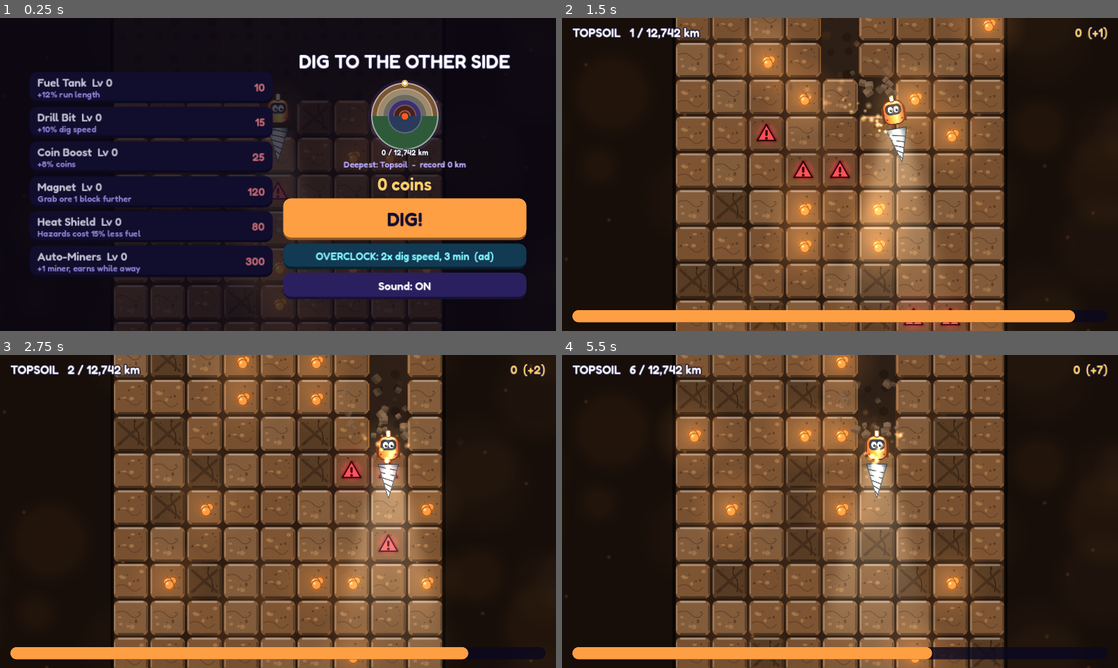
Above: before the commit, frames 1-4 (two rows, left to right).
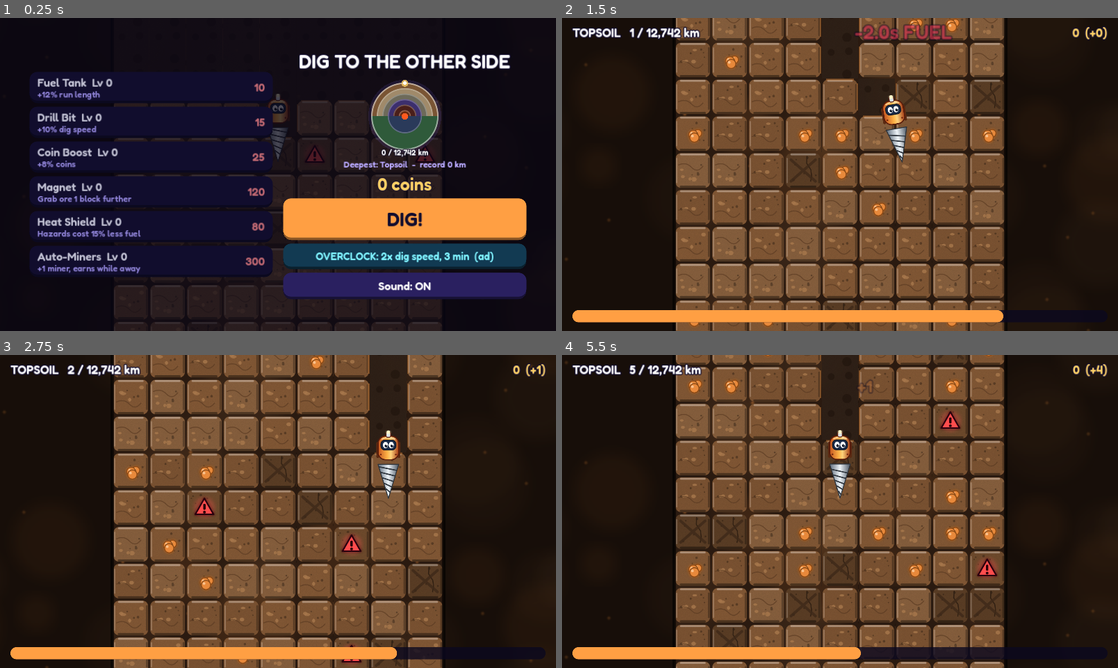
Above: after the commit, the same moments.

Repository: vishnu-1709/dig-to-the-other-side
Game: Godot game, scene res://scenes/main.tscn
The game is run twice, just before and just after one commit, with the same random seed, the same clock (stepped at 60 frames per second) and the same inputs.
Inputs (mouse positions are in pixels of both pictures, inside the frame that each line leads up to):
- Up to frame 1 (0.25 s): no input
- Up to frame 2 (1.5 s): click "DIG!" at 0.5 s; tap Enter at 1.25, 1.35 s; move the mouse to (962, 158) at 1.27 s; hold Right from 1.28 s (still down); click (962, 158) at 1.42 s
- Up to frame 3 (2.75 s): tap Space at 1.52, 2.27 s; move the mouse to (166, 527) at 2.02 s; release Right at 2.03 s; hold Down from 2.03 s (still down); tap Keypad Enter at 2.1 s
- Up to frame 4 (5.5 s): move the mouse to (895, 442) at 2.77 s; release Down at 2.78 s; hold Right 2.78-4.28 s; tap 1 at 2.85 s; move the mouse to (812, 574) at 3.52 s; tap 2 at 3.6 s; click (812, 574) at 3.67 s; tap Space at 3.77, 4.52, 5.27 s; move the mouse to (1006, 558) at 4.27 s; hold Left from 4.28 s (still down); tap 3 at 4.35 s; move the mouse to (673, 464) at 5.02 s; tap 4 at 5.1 s

The runs differ from the first frame. In frame 1, 0.7% of the frame differs, in the area x 37-79%, y 34-100%; in frame 2, 20%; in frame 3, 19%; in frame 4, 36%, in the area x 0-99%, y 0-100%.
Error after the commit: Parse Error: Cannot infer the type of "g" variable because the value doesn't have a set type. (res://scenes/fx.gd:143)

Commit message:
fx: magnet pulls ore toward the drill with trails, pull-radius band, magnet sound
Co-Authored-By: Claude Opus 5.5 <noreply@anthropic.com>
Claude-Session: https://claude.ai/code/session_01T7MxQfwFdgjEjqaf8u8Lim

Diff:
--- a/scenes/fx.gd
+++ b/scenes/fx.gd
@@ -13,6 +13,9 @@
 var _sparks: CPUParticles2D
 var _glow_layer: Node2D
 var _low_end := false
+var _flyers: Array = []  # ore pulled by the magnet: {from, t, bi}
+
+const FLY_TIME := 0.28
 
 
 func _ready() -> void:
@@ -83,13 +86,65 @@
 	p.restart()
 
 
-func _process(_delta: float) -> void:
+func on_ore_pulled(from: Vector2, biome: int) -> void:
+	_flyers.append({"from": from, "t": 0.0, "bi": biome})
+
+
+func _flyer_pos(f: Dictionary) -> Vector2:
+	var t: float = f["t"]
+	var e := t * t * (3.0 - 2.0 * t)  # smoothstep
+	var target: Vector2 = shaft.drill_pos()
+	var mid := (f["from"] as Vector2).lerp(target, 0.5) + Vector2(0, -40)  # small arc
+	return (f["from"] as Vector2).lerp(mid, e).lerp(mid.lerp(target, e), e)
+
+
+func _process(delta: float) -> void:
+	for f in _flyers:
+		f["t"] = minf(float(f["t"]) + delta / FLY_TIME, 1.0)
+		if f["t"] >= 1.0:
+			var p: CPUParticles2D = _debris[_next]
+			_next = (_next + 1) % POOL
+			p.position = shaft.drill_pos()
+			p.color = Shaft.ORE_COL[f["bi"]]
+			p.restart()
+	_flyers = _flyers.filter(func(f): return f["t"] < 1.0)
+	queue_redraw()
 	_sparks.position = shaft.drill_pos() + Vector2(0, 38)
 	_sparks.emitting = shaft.running
 	_glow_layer.queue_redraw()
 
 
+func _draw() -> void:
+	# flying ore sprites (normal blend)
+	for f in _flyers:
+		var p := _flyer_pos(f)
+		var s := lerpf(40.0, 22.0, float(f["t"]))
+		draw_texture_rect_region(shaft.tile_atlas(f["bi"]), Rect2(p - Vector2(s, s) * 0.5, Vector2(s, s)), Rect2(5 * 96 + 12, 12, 72, 72))
+
+
 func _draw_glow() -> void:
+	# magnet pull radius around the drill
+	var radius := Game.magnet_radius()
+	if radius > 0 and shaft.running:
+		var dp0: Vector2 = shaft.drill_pos()
+		var bi0: int = Game.biome_index(shaft.row)
+		var mc: Color = Shaft.ORE_COL[bi0]
+		var w := (radius + 0.5) * 64.0
+		var pul := 0.5 + 0.5 * sin(Time.get_ticks_msec() / 160.0)
+		mc.a = 0.06 + 0.04 * pul
+		_glow_layer.draw_rect(Rect2(dp0.x - w, dp0.y - 26, w * 2.0, 52), mc)
+		mc.a = 0.35 + 0.25 * pul
+		_glow_layer.draw_rect(Rect2(dp0.x - w - 2, dp0.y - 26, 4, 52), mc)
+		_glow_layer.draw_rect(Rect2(dp0.x + w - 2, dp0.y - 26, 4, 52), mc)
+	# trails behind flying ore
+	for f in _flyers:
+		var fc: Color = Shaft.ORE_COL[f["bi"]]
+		for k in range(4):
+			var g := f.duplicate()
+			g["t"] = maxf(float(f["t"]) - k * 0.08, 0.0)
+			fc.a = 0.45 - k * 0.1
+			var gp := _flyer_pos(g)
+			_glow_layer.draw_texture_rect(_glow_tex, Rect2(gp - Vector2(28, 28), Vector2(56, 56)), false, fc)
 	var t: float = Time.get_ticks_msec() / 1000.0
 	var rows: Vector2i = shaft.view_rows()
 	var pulse := 0.75 + 0.25 * sin(t * 3.0)
--- a/scenes/shaft.gd
+++ b/scenes/shaft.gd
@@ -7,6 +7,7 @@
 signal run_ended(earned: float, end_row: int, breakthrough: bool)
 signal biome_entered(index: int)
 signal block_dug(pos: Vector2, kind: int, biome: int)
+signal ore_pulled(from: Vector2, biome: int)
 
 const TILE := 64
 const COLS := 9
@@ -67,6 +68,7 @@
 	_fx.shaft = self
 	add_child(_fx)
 	block_dug.connect(_fx.on_block_dug)
+	ore_pulled.connect(_fx.on_ore_pulled)
 	_ore_p = float(Game.config.get("ore_p", 0.12))
 	_hard_p = float(Game.config.get("hard_p", 0.08))
 	prepare()
@@ -216,7 +218,7 @@
 			return
 
 
-func _dig_cell(c: int, r: int, t: int, bi: int, b: Dictionary) -> void:
+func _dig_cell(c: int, r: int, t: int, bi: int, b: Dictionary, pulled := false) -> void:
 	_dug[Vector2i(c, r)] = true
 	var pos := _cell_center(c, r)
 	if t == HAZARD:
@@ -230,9 +232,14 @@
 		earned += value
 		if t == ORE:
 			Music.ore()
-			_popup(pos + Vector2(30, -20), "+" + Game.fmt(value), ORE_COL[bi % ORE_COL.size()])
+			var at := _drill_pos + Vector2(30, -40) if pulled else pos + Vector2(30, -20)
+			_popup(at, "+" + Game.fmt(value), ORE_COL[bi % ORE_COL.size()])
 			_shake = maxf(_shake, 4.0)
-	block_dug.emit(pos, t, bi)
+	if pulled:
+		Music.sfx("magnet", -10.0)
+		ore_pulled.emit(pos, bi)
+	else:
+		block_dug.emit(pos, t, bi)
 
 
 func _magnet(bi: int, b: Dictionary) -> void:
@@ -240,7 +247,7 @@
 	for d in range(1, radius + 1):
 		for c in [col - d, col + d]:
 			if c >= 0 and c < COLS and cell(c, row) == ORE:
-				_dig_cell(c, row, ORE, bi, b)
+				_dig_cell(c, row, ORE, bi, b, true)
 
 
 func _end(breakthrough: bool) -> void:
@@ -293,6 +300,10 @@
 const IDX_HAZARD := 4
 const IDX_ORE := 5
 const IDX_WALL := 6
+
+
+func tile_atlas(bi: int) -> Texture2D:
+	return _tiles[bi]
 
 
 func drill_pos() -> Vector2:
--- a/scripts/autoload/music.gd
+++ b/scripts/autoload/music.gd
@@ -40,7 +40,7 @@
 	_enabled = DisplayServer.get_name() != "headless"
 	if not _enabled:
 		return
-	for n in ["kick", "snare", "hat", "bass", "pad", "click", "fuel_out", "biome_enter", "coin", "upgrade"]:
+	for n in ["kick", "snare", "hat", "bass", "pad", "click", "fuel_out", "biome_enter", "coin", "upgrade", "magnet"]:
 		_s[n] = load("res://assets/audio/%s.ogg" % n)
 	for i in range(8):
 		_inst.append(load("res://assets/audio/inst_%d.ogg" % i))
Not shown, changed: assets/audio/bass.ogg
Not shown, changed: assets/audio/biome_enter.ogg
Not shown, changed: assets/audio/click.ogg
Not shown, changed: assets/audio/coin.ogg
Not shown, changed: assets/audio/fuel_out.ogg
Not shown, changed: assets/audio/hat.ogg
Not shown, changed: assets/audio/inst_0.ogg
Not shown, changed: assets/audio/inst_1.ogg
Not shown, changed: assets/audio/inst_2.ogg
Not shown, changed: assets/audio/inst_3.ogg
Not shown, changed: assets/audio/inst_4.ogg
Not shown, changed: assets/audio/inst_5.ogg
(and 7 more such lines)
